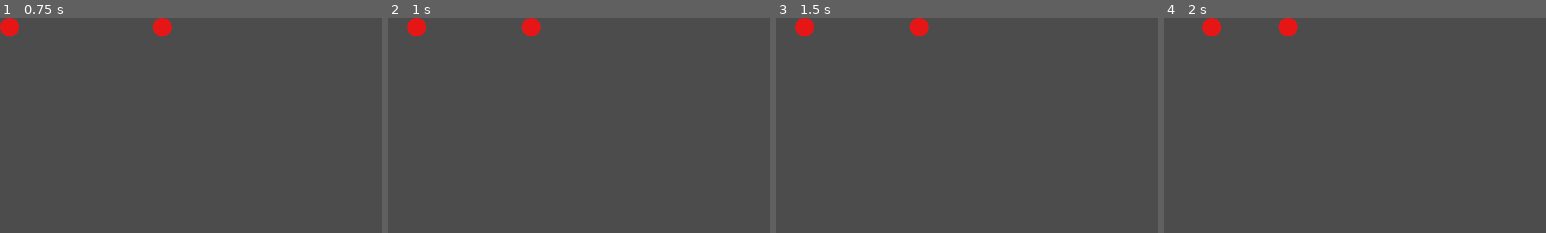
Above: before the commit, frames 1-4 (left to right).
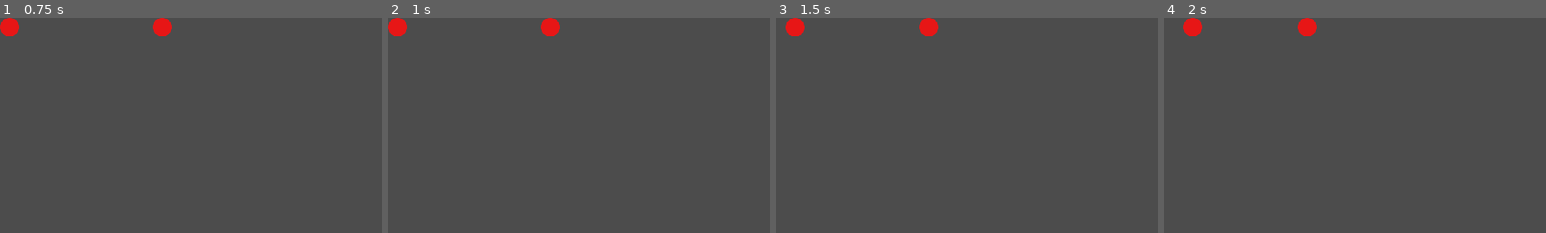
Above: after the commit, the same moments.

Repository: RNairn01/LD-51
Game: Godot game, scene res://scenes/screens/play_screen.tscn
The game is run twice, just before and just after one commit, with the same random seed, the same clock (stepped at 60 frames per second) and the same inputs.
Inputs:
- Up to frame 1 (0.75 s): tap Enter at 0.5 s
- Up to frame 2 (1 s): no input
- Up to frame 3 (1.5 s): no input
- Up to frame 4 (2 s): no input
The pictures show only the part of the screen within x 0-50%, y 0-50%; the shares and areas given below are measured in that part.

Frame 1 is identical in both runs. In frame 2, 1.4% of the frame differs, in the area x 0-45%, y 0-9%; in frame 3, 0.9%; in frame 4, 1.4%, in the area x 5-40%, y 0-9%.

Commit message:
Add tweening of snail movement

Diff:
--- a/scenes/snails/snail_normal.tscn
+++ b/scenes/snails/snail_normal.tscn
@@ -16,3 +16,5 @@
 [node name="CollisionShape2D" type="CollisionShape2D" parent="."]
 position = Vector2( 16, 16 )
 shape = SubResource( 1 )
+
+[node name="Tween" type="Tween" parent="."]
--- a/scripts/snail_controller.gd
+++ b/scripts/snail_controller.gd
@@ -2,22 +2,30 @@
 
 var tile_size = 32
 onready var timer = get_node("/root/Node2D/GlobalTimer")
+onready var tween = $Tween
+export var tween_speed = 3
 export var snail_speed = 1
 export var snail_size = 1
 export var snail_direction: Vector2 = Vector2.RIGHT
 
 func _ready():
 	timer.connect("timeout", self, "_on_tick")
+    # This could be done in the editor but I think it's more descriptive in code.
 	self.connect("area_entered", self, "_on_collide")
 
 func _on_tick():
 	print("tick")
-	var move_target = snail_speed * snail_direction * tile_size
-	position += move_target
+	var move_target = position + snail_speed * snail_direction * tile_size
+	move_tween(move_target)
 
 func _on_collide(area: Area2D):
 	print("collide" + "-" + area.name)
 
+func move_tween(target):
+	tween.interpolate_property(self, "position",
+		position, target,
+		1.0/snail_speed, Tween.TRANS_SINE, Tween.EASE_IN_OUT)
+	tween.start()
 
 # Called every frame. 'delta' is the elapsed time since the previous frame.
 #func _process(delta):
